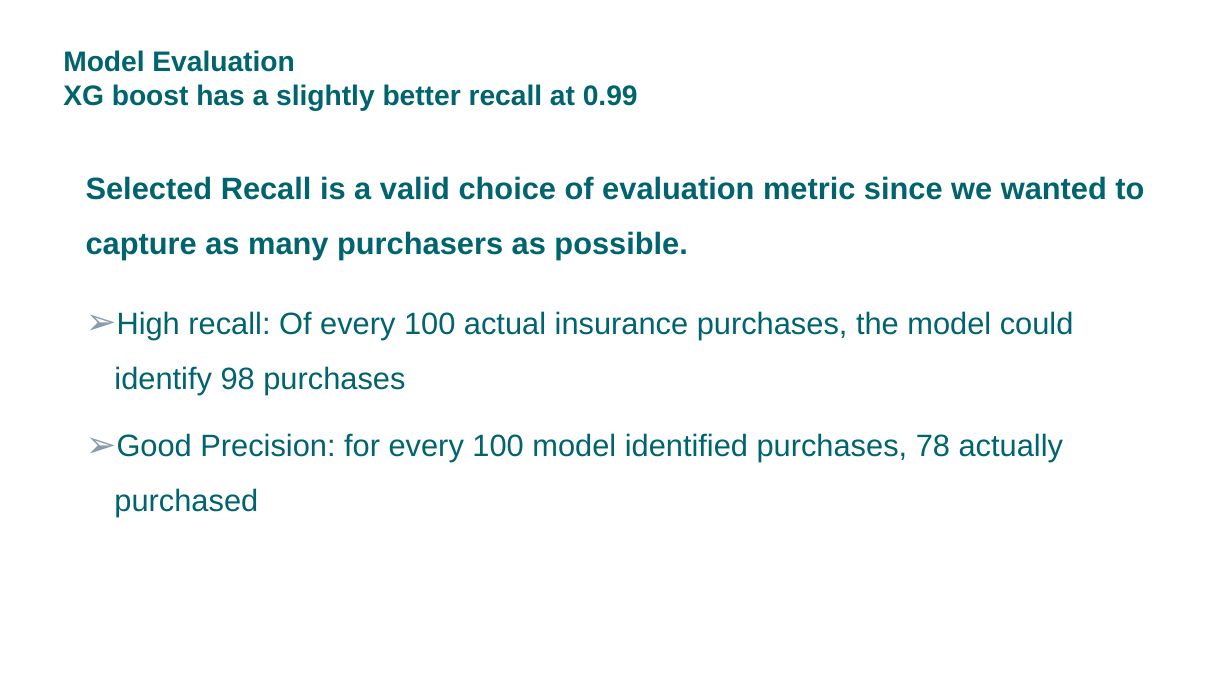
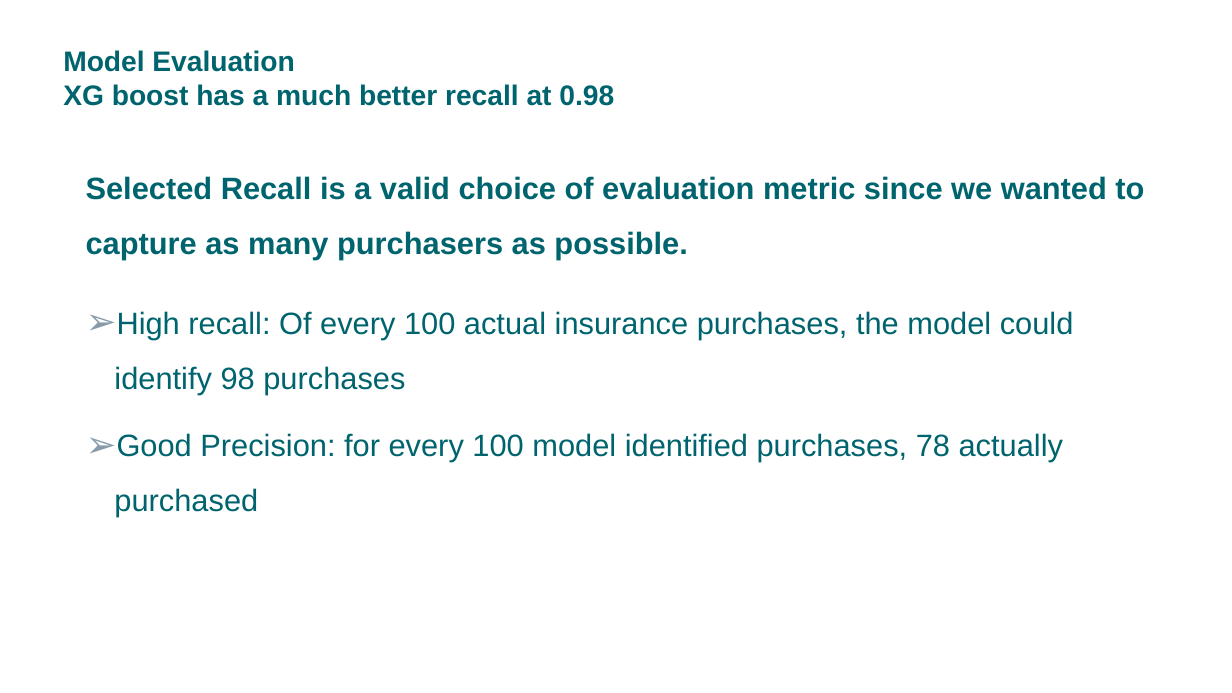
Before and after one commit to neha-balani/Assignment_Neha_Balani_23_Feb, a slide deck: slide 9 of Assignment_presentation_NB_V2.pptx. Drawn at 1232x693 pixels with LibreOffice and Linux fonts; fonts in the diff are those of the drawing. Boxes give left, top, right and bottom in pixels: in the first picture for what was removed or moved away, otherwise in the second. Text is boxed around its words. In the diff, an @@ line names an element or a change of style, - is before the commit and + after.

```diff
--- a/Assignment_presentation_NB_V2.pptx
+++ b/Assignment_presentation_NB_V2.pptx
@@ title at (x1=63, y1=50, x2=614, y2=106): text changed @@
-Model Evaluation
-XG boost has a slightly better recall at 0.99
+Model Evaluation
+XG boost has a much better recall at 0.98
```
Also in this commit, not shown: 1 other slide changed.
